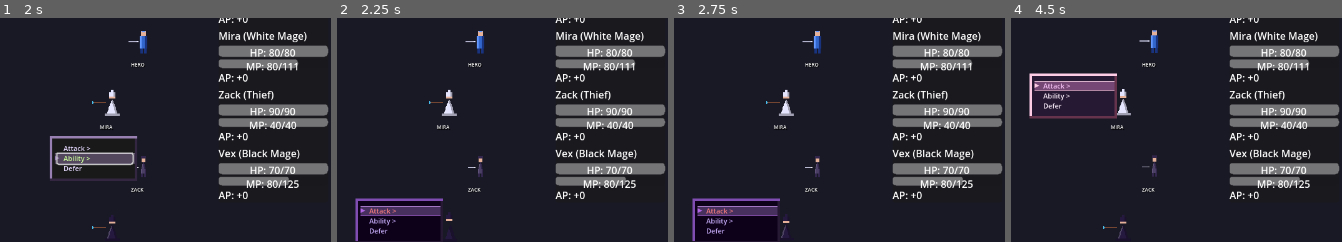
Above: before the commit, frames 1-4 (left to right).
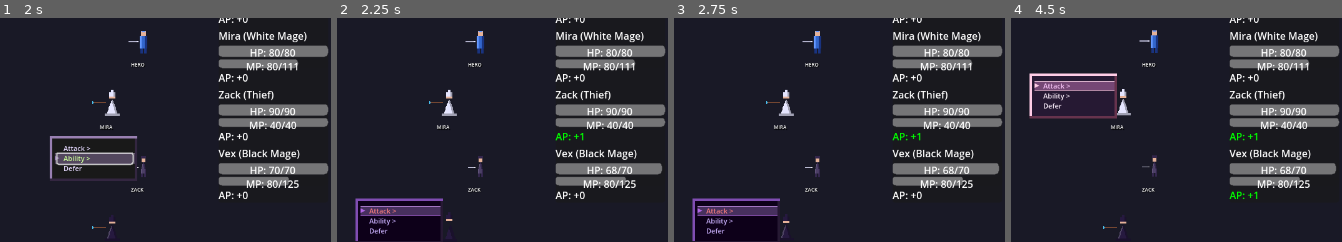
Above: after the commit, the same moments.

Repository: struktured-labs/cowardly-irregular
Game: Godot game, scene res://src/GameLoop.tscn
The game is run twice, just before and just after one commit, with the same random seed, the same clock (stepped at 60 frames per second) and the same inputs.
Inputs (mouse positions are % of the whole screen's width and height, from its top left):
- Up to frame 1 (2 s): click (64, 47) at 0.52 s; click (64, 49) at 1.27 s
- Up to frame 2 (2.25 s): click (64, 52) at 2.02 s
- Up to frame 3 (2.75 s): no input
- Up to frame 4 (4.5 s): click (60, 61) at 2.77 s; click (60, 63) at 3.52 s; click (60, 65) at 4.27 s
The pictures show only the part of the screen within x 50-100%, y 18-68%; the shares and areas given below are measured in that part.

Frame 1 is identical in both runs. In frame 2, 0.3% of the frame differs, in the area x 65-100%, y 51-71%; in frame 3, 0.3%; in frame 4, 0.4%, in the area x 65-100%, y 51-81%.
Error in both runs: Cannot call method 'stop' on a previously freed instance. (res://src/ui/Win98Menu.gd:631)

Commit message:
Improve AP display update in party status panel
- Use BattleManager.player_party for accurate current state
- Ensure bbcode_enabled is set on RichTextLabel
- Use direct .text assignment for BBCode rendering
- Use lime color for positive AP visibility

🤖 Generated with [Claude Code](https://claude.com/claude-code)

Co-Authored-By: Claude Opus 4.5 <noreply@anthropic.com>

Diff:
--- a/src/battle/BattleScene.gd
+++ b/src/battle/BattleScene.gd
@@ -558,23 +558,27 @@
 
 func _update_character_status() -> void:
 	"""Update character status display for all party members"""
-	if party_members.size() == 0:
+	# Use BattleManager's player_party for accurate current state
+	var members = BattleManager.player_party if BattleManager.player_party.size() > 0 else party_members
+	if members.size() == 0:
 		return
 
 	# Create status boxes if needed
 	_ensure_party_status_boxes()
 
 	# Update each party member's status
-	for i in range(party_members.size()):
+	for i in range(members.size()):
 		if i >= _party_status_boxes.size():
 			break
-		_update_member_status(i, party_members[i])
+		_update_member_status(i, members[i])
 
 
 func _ensure_party_status_boxes() -> void:
 	"""Ensure we have status boxes for all party members (only creates once)"""
+	var members = BattleManager.player_party if BattleManager.player_party.size() > 0 else party_members
+
 	# Skip if already created for this party
-	if _party_status_boxes.size() == party_members.size():
+	if _party_status_boxes.size() == members.size():
 		var all_valid = true
 		for box in _party_status_boxes:
 			if not is_instance_valid(box):
@@ -597,8 +601,8 @@
 		char1_node.visible = false
 
 	# Create status boxes for each party member
-	for i in range(party_members.size()):
-		var member = party_members[i]
+	for i in range(members.size()):
+		var member = members[i]
 		var box = _create_character_status_box(i, member)
 		container.add_child(box)
 		_party_status_boxes.append(box)
@@ -698,27 +702,37 @@
 		if mp_label:
 			mp_label.text = "MP: %d/%d" % [member.current_mp, member.max_mp]
 
-	# Update AP and status
+	# Update AP and status - try both RichTextLabel and regular Label
 	var ap_label = box.get_node_or_null("AP")
 	if ap_label:
 		var ap_color = "white"
 		if member.current_ap > 0:
-			ap_color = "green"
+			ap_color = "lime"
 		elif member.current_ap < 0:
 			ap_color = "red"
 
-		var status_text = "[color=%s]AP: %+d[/color]" % [ap_color, member.current_ap]
-
-		# Add status effects
-		if member.status_effects.size() > 0:
-			status_text += " ["
-			for i in range(member.status_effects.size()):
-				if i > 0:
-					status_text += ", "
-				status_text += "[color=yellow]%s[/color]" % member.status_effects[i].capitalize()
-			status_text += "]"
-
-		ap_label.text = status_text
+		var ap_value = member.current_ap
+
+		if ap_label is RichTextLabel:
+			# Ensure BBCode is enabled
+			ap_label.bbcode_enabled = true
+
+			var status_text = "[color=%s]AP: %+d[/color]" % [ap_color, ap_value]
+
+			# Add status effects
+			if member.status_effects.size() > 0:
+				status_text += " ["
+				for si in range(member.status_effects.size()):
+					if si > 0:
+						status_text += ", "
+					status_text += "[color=yellow]%s[/color]" % member.status_effects[si].capitalize()
+				status_text += "]"
+
+			# Set BBCode text directly
+			ap_label.text = status_text
+		else:
+			# Fallback for regular Label
+			ap_label.text = "AP: %+d" % ap_value
 
 
 func _update_action_buttons() -> void:
